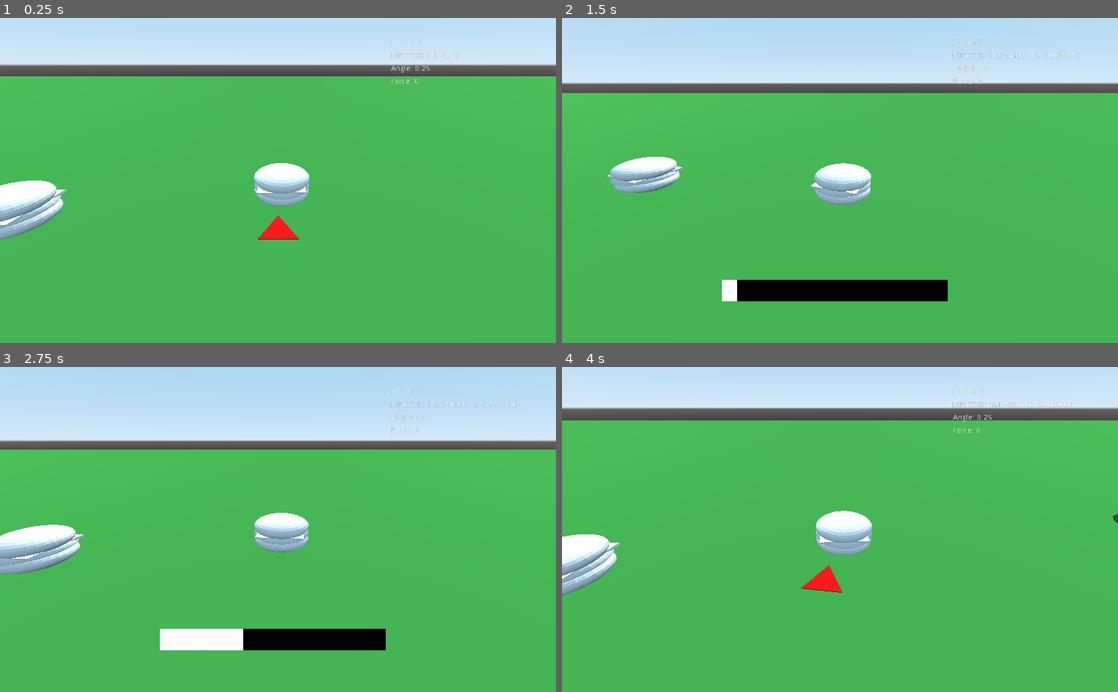
Above: before the commit, frames 1-4 (two rows, left to right).
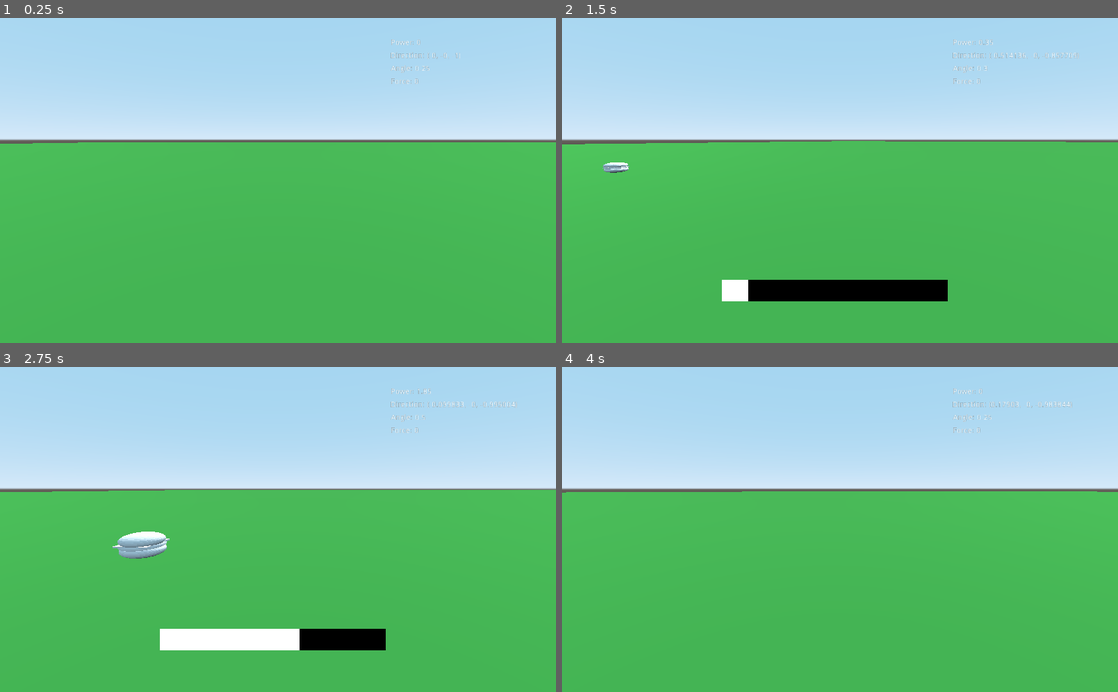
Above: after the commit, the same moments.

Repository: rowanburnett/burger-golf
Game: Godot game, scene res://Main.tscn
Same seed, same stepped clock (60 frames per second), same inputs: the game is played once before the commit and once after it.
Inputs:
- Up to frame 1 (0.25 s): no input
- Up to frame 2 (1.5 s): tap Enter (ui_accept) at 0.5, 0.77 s; hold Right (RIGHT) 0.53-1.28 s; tap Space (hit_ball) at 0.6, 1.35 s; hold Down (DOWN) from 1.28 s (still down)
- Up to frame 3 (2.75 s): tap Enter (ui_accept) at 1.52 s; release Down (DOWN) at 2.03 s; hold Right (RIGHT) from 2.03 s (still down); tap Space (hit_ball) at 2.1 s
- Up to frame 4 (4 s): release Right (RIGHT) at 2.78 s; hold Up (UP) 2.78-3.53 s; tap Space (hit_ball) at 2.85, 3.6 s; tap Enter (ui_accept) at 3.02, 3.77 s; hold Left (LEFT) from 3.53 s (still down)

The runs differ from the first frame. In frame 1, 36% of the frame differs, in the area x 0-100%, y 4-69%; in frame 2, 27%; in frame 3, 24%; in frame 4, 38%, in the area x 0-100%, y 2-71%.

Commit message:
Rework player movement + camera behaviour

Diff:
--- a/Burger Golf/Arrow.tscn
+++ b/Burger Golf/Arrow.tscn
@@ -9,6 +9,6 @@
 transform = Transform( 0.0677541, 0, -0.997702, 0, 1, 0, 0.997702, 0, 0.0677541, 0, 0, 0 )
 
 [node name="MeshInstance" type="MeshInstance" parent="."]
-transform = Transform( 0.5, 0, 0, 0, -2.18557e-08, -0.01, 0, 0.5, -4.37114e-10, -0.000774384, -1.19209e-07, -2.62002 )
+transform = Transform( 0.5, 7.45058e-09, 0, 0, -2.18557e-08, -0.01, -7.45058e-09, 0.5, -4.37114e-10, 2.98023e-08, 0.490734, -2.5 )
 mesh = SubResource( 1 )
 material/0 = SubResource( 2 )
--- a/Burger Golf/Burger.gd
+++ b/Burger Golf/Burger.gd
@@ -6,18 +6,19 @@
 var y_force = 0
 var forces = [0, 0, 0]
 
-onready var arrow = get_node("Arrow")
+onready var arrow = get_node("../Arrow")
 
 func _ready():
 	set_contact_monitor(true)
 
 func _process(delta):
 	direction = -arrow.get_global_transform().basis.z
+	arrow.global_transform.origin = self.global_transform.origin
 
 func launch(x_force, y_force):
 	set_max_contacts_reported(1)
 
-	apply_impulse(Vector3.ZERO, direction * x_force)
+	apply_impulse(Vector3(0, 0.02, 0), direction * x_force)
 	apply_impulse(Vector3.ZERO, Vector3(0, y_force, 0))
 
 	forces = [x_force, y_force, direction]
@@ -26,11 +27,19 @@
 var bounces = 0
 
 func _on_Ground_collision():
+	return
+	print("HELLO I AM COLLIDING")
+	print(forces)
 	if forces[0] < -2  or forces[1] > 2:
 			forces[0] *= 0.8
 			forces[1] *= 0.8
-			apply_impulse(Vector3.ZERO, forces[2] * forces[0])
+			print("FORCE")
+			print(forces[1])
+			apply_impulse(Vector3.ZERO, forces[0] * forces[2])
 			apply_impulse(Vector3.ZERO, Vector3(0, forces[1], 0))
+
+
+
 
 	else:
 		set_max_contacts_reported(0)
--- a/Burger Golf/Burger.tscn
+++ b/Burger Golf/Burger.tscn
@@ -3,14 +3,15 @@
 [ext_resource path="res://models/burger.glb" type="PackedScene" id=1]
 [ext_resource path="res://Burger.gd" type="Script" id=2]
 
-[sub_resource type="BoxShape" id=1]
-extents = Vector3( 0.861005, 0.579861, 0.98413 )
+[sub_resource type="SphereShape" id=1]
+radius = 0.55
 
 [node name="Burger" type="RigidBody"]
 script = ExtResource( 2 )
 
 [node name="burger" parent="." instance=ExtResource( 1 )]
+transform = Transform( 1, 0, 0, 0, 1, 0, 0, 0, 1, 0, 0.0945633, 0 )
 
 [node name="CollisionShape" type="CollisionShape" parent="."]
-transform = Transform( 1, 0, 0, 0, 1, 0, 0, 0, 1, 0, 0.469524, -0.0683447 )
+transform = Transform( 1, 0, 0, 0, 1, 0, 0, 0, 1, 0, 0.552, 0 )
 shape = SubResource( 1 )
--- a/Burger Golf/BurgerCamera.gd
+++ b/Burger Golf/BurgerCamera.gd
@@ -1,18 +1 @@
 extends Camera
-
-export var lerp_speed = 3.0
-export (NodePath) var target_path = null
-export (Vector3) var offset = Vector3(0, 7, 5)
-
-var target = null
-
-func _ready():
-	if target_path:
-		target = get_node(target_path)
-
-func _physics_process(delta):
-	if !target:
-		return
-	var target_pos = target.global_transform.translated(offset)
-	global_transform = global_transform.interpolate_with(target_pos, lerp_speed * delta)
-	look_at(target.global_transform.origin, Vector3.UP)
--- /dev/null
+++ b/Burger Golf/CameraRig.gd
@@ -0,0 +1,28 @@
+extends Position3D
+
+export var lerp_speed = 3.0
+export (NodePath) var target_path = null
+onready var burger = get_node("../Burger")
+var target = null
+
+func _ready():
+	if target_path:
+		target = get_node(target_path)
+
+func _physics_process(delta):
+	if !target:
+		return
+
+	var old_camera_pos = self.global_transform.origin
+	var target_pos = target.global_transform.origin
+	var new_camera_pos = lerp(old_camera_pos, target_pos, lerp_speed * delta)
+	self.global_transform.origin = new_camera_pos
+	self.rotation = target.rotation
+	# self.rotation = Vector3(-target.rotation.x, -target.rotation.y, -target.rotation.z)
+
+
+
+
+	# var target_pos = target.global_transform.translated(offset)
+	# global_transform = global_transform.interpolate_with(target_pos, lerp_speed * delta)
+	# look_at(target.global_transform.origin, Vector3.UP)
--- a/Burger Golf/Main.gd
+++ b/Burger Golf/Main.gd
@@ -6,7 +6,7 @@
 	DECREASING
 }
 
-var power = 0
+var power = 0.0
 var direction = 0
 var x_force = 0
 var y_force = 0
@@ -19,8 +19,8 @@
 onready var burger = get_node("Burger")
 onready var powerLabel = get_node("Control/PowerLabel")
 onready var directionLabel = get_node("Control/DirectionLabel")
-onready var arrow = get_node("Burger/Arrow")
-onready var camera = get_node("BurgerCamera")
+onready var arrow = get_node("Arrow")
+onready var camera = get_node("CameraRig")
 onready var velocityLabel = get_node("Control/VelocityLabel")
 onready var angleLabel = get_node("Control/AngleLabel")
 onready var power_bar = get_node("Control/PowerBar")
@@ -75,12 +75,12 @@
 		power = 0
 
 	if power_direction == PowerDirection.INCREASING:
-		power += 1
-		if power == 100:
+		power += 0.05
+		if power >= 3:
 			power_direction = PowerDirection.DECREASING
 	else:
-		power -= 1
-		if power == 0:
+		power -= 0.05
+		if power <= 0:
 			power_direction = PowerDirection.INCREASING
 	power_bar.tell_power(power)
 
--- a/Burger Golf/Main.tscn
+++ b/Burger Golf/Main.tscn
@@ -8,9 +8,11 @@
 [ext_resource path="res://Ground.gd" type="Script" id=6]
 [ext_resource path="res://StateManager.gd" type="Script" id=7]
 [ext_resource path="res://PowerBar.gd" type="Script" id=8]
+[ext_resource path="res://CameraRig.gd" type="Script" id=9]
 
 [sub_resource type="PhysicsMaterial" id=6]
-friction = 0.5
+friction = 0.1
+bounce = 0.8
 
 [sub_resource type="SpatialMaterial" id=8]
 albedo_color = Color( 0.215686, 0.572549, 0.231373, 1 )
@@ -21,19 +23,17 @@
 [node name="DirectionalLight" type="DirectionalLight" parent="."]
 transform = Transform( 1, 0, 0, 0, 0.415011, 0.909816, 0, -0.909816, 0.415011, 0, 22.7796, 0 )
 
+[node name="Arrow" parent="." instance=ExtResource( 2 )]
+transform = Transform( 1, 0, 0, 0, 1, 0, 0, 0, 1, 245.05, -1.17911, -0.463459 )
+
 [node name="Burger" parent="." instance=ExtResource( 1 )]
-transform = Transform( 1, 0, 0, 0, 1, 0, 0, 0, 1, 20.9795, -1.46535, -0.463459 )
+transform = Transform( 1, 0, 0, 0, 1, 0, 0, 0, 1, 245.05, -1.67911, -0.463459 )
 collision_mask = 2
-mass = 0.91
+mass = 0.01
 physics_material_override = SubResource( 6 )
 continuous_cd = true
 can_sleep = false
-axis_lock_angular_x = true
-axis_lock_angular_y = true
-axis_lock_angular_z = true
-
-[node name="Arrow" parent="Burger" instance=ExtResource( 2 )]
-transform = Transform( 1, 0, 0, 0, 1, 0, 0, 0, 1, 0.101212, 0.513765, 0 )
+angular_damp = 2.0
 
 [node name="Control" type="Control" parent="."]
 margin_right = 40.0
@@ -105,13 +105,6 @@
 height = 7.31117
 sides = 20
 
-[node name="BurgerCamera" type="Camera" parent="."]
-transform = Transform( -0.999989, -0.00123318, 0.0046023, 0, 0.965926, 0.258819, -0.00476465, 0.258816, -0.965915, 21.1137, 3.28362, -7.38913 )
-current = true
-script = ExtResource( 3 )
-target_path = NodePath("../Burger/Arrow")
-offset = Vector3( 0, 3, -8 )
-
 [node name="Burger2" parent="." instance=ExtResource( 1 )]
 transform = Transform( 1, 0, 0, 0, 1, 0, 0, 0, 1, 28.4661, -1.19781, -2.49428 )
 collision_layer = 3
@@ -130,6 +123,17 @@
 [node name="StateManager" type="Node" parent="."]
 script = ExtResource( 7 )
 
+[node name="CameraRig" type="Position3D" parent="."]
+transform = Transform( -0.999989, -0.00123318, 0.0046023, -8.07338e-12, 0.965926, 0.258819, -0.00476465, 0.258816, -0.965915, 21.1137, 3.28362, -7.38913 )
+script = ExtResource( 9 )
+target_path = NodePath("../Arrow")
+
+[node name="BurgerCamera" type="Camera" parent="CameraRig"]
+transform = Transform( -1, 1.51808e-08, -8.60946e-08, 0, 0.984808, 0.173648, 8.74228e-08, 0.173648, -0.984808, 0, 3, -10 )
+current = true
+far = 8192.0
+script = ExtResource( 3 )
+
 [connection signal="body_entered" from="Burger" to="Ground" method="_on_Burger_body_entered"]
 [connection signal="collision" from="Ground" to="Burger" method="_on_Ground_collision"]
 [connection signal="state_changed" from="StateManager" to="Burger" method="_on_StateManager_state_changed"]
--- a/Burger Golf/PowerBar.gd
+++ b/Burger Golf/PowerBar.gd
@@ -16,7 +16,7 @@
 	state.connect("state_changed", self, "on_state_change")
 
 func tell_power(power):
-	foreground.rect_scale = Vector2(power / 100.0, 1)
+	foreground.rect_scale = Vector2(power / 3.0, 1)
 
 func on_state_change(state):
 	var is_power = state == StateManager.State.POWER
Not shown: 1 places in Burger Golf/Main.tscn that only renumber resources
